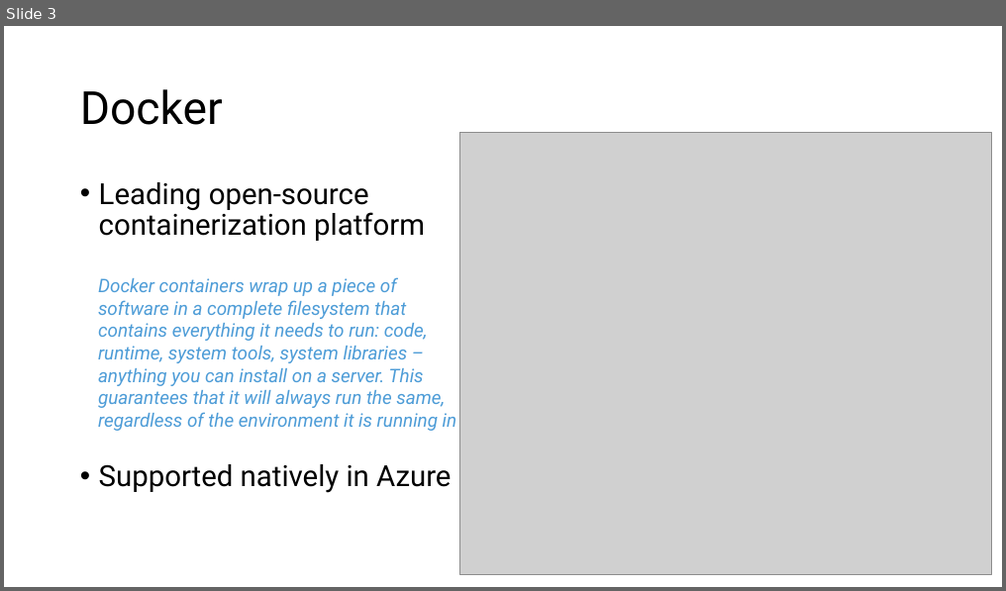
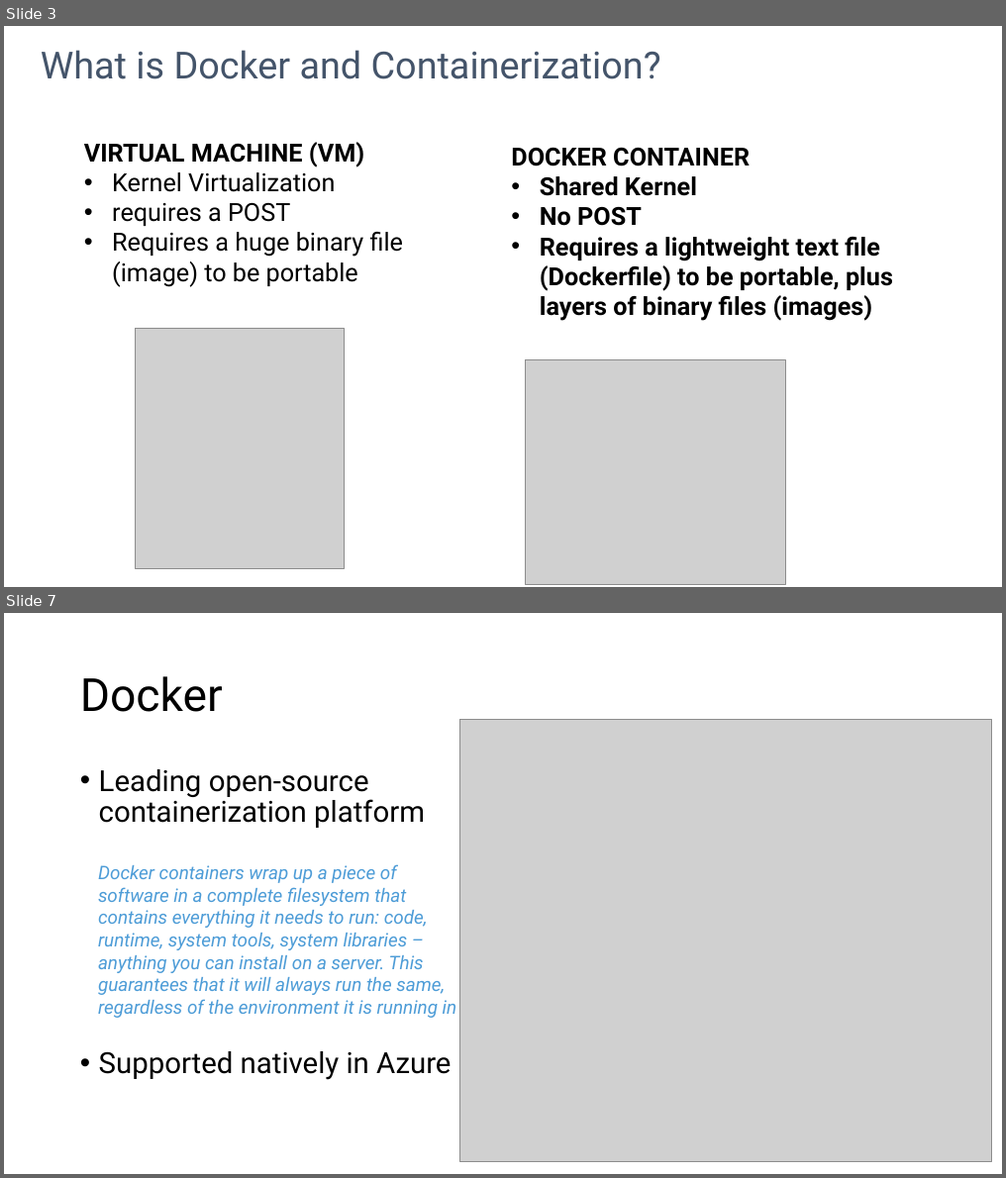
Before and after one commit to COAzure/global-azure-boot-camp-2017, a slide deck: Containers/Presentation/Docker and Azure Container Service.pptx. Shown one above the other, each under a label of ours: slide 3 before the commit, slides 3 and 7 after it; the slides between them are not shown. The pictures are 1006x591 and 1006x1178 pixels, drawn with LibreOffice and Linux fonts; fonts in the diff are those of the drawing; grey boxes stand for pictures. Boxes give left, top, right and bottom in pixels: in the first picture for what was removed or moved away, otherwise in the second. Text is boxed around its words. In the diff, an @@ line names an element or a change of style, - is before the commit and + after.

Commit message:
updated pptx

```diff
--- a/Containers/Presentation/Docker and Azure Container Service.pptx
+++ b/Containers/Presentation/Docker and Azure Container Service.pptx
@@ slide 3 added at (4,26,1002,587), background #FFFFFF @@
@@ title added at (41,50,661,79), 36 pt, text #44546A @@
+What is Docker and Containerization?
@@ text added at (84,142,403,287), 24 pt, text #000000 @@
+VIRTUAL MACHINE (VM)
+• Kernel Virtualization
+• requires a POST
+• Requires a huge binary file (image) to be portable
@@ text added at (511,147,893,321), 24 pt, text #000000, bold @@
+DOCKER CONTAINER
+• Shared Kernel
+• No POST
+• Requires a lightweight text file (Dockerfile) to be portable, plus layers of binary files (images)
@@ picture added at (135,329,345,569) @@
@@ picture added at (526,361,786,585) @@
@@ what was slide 3 is now slide 7 @@
```
Also in this commit, not shown: 8 other slides added, 3 slides removed.
